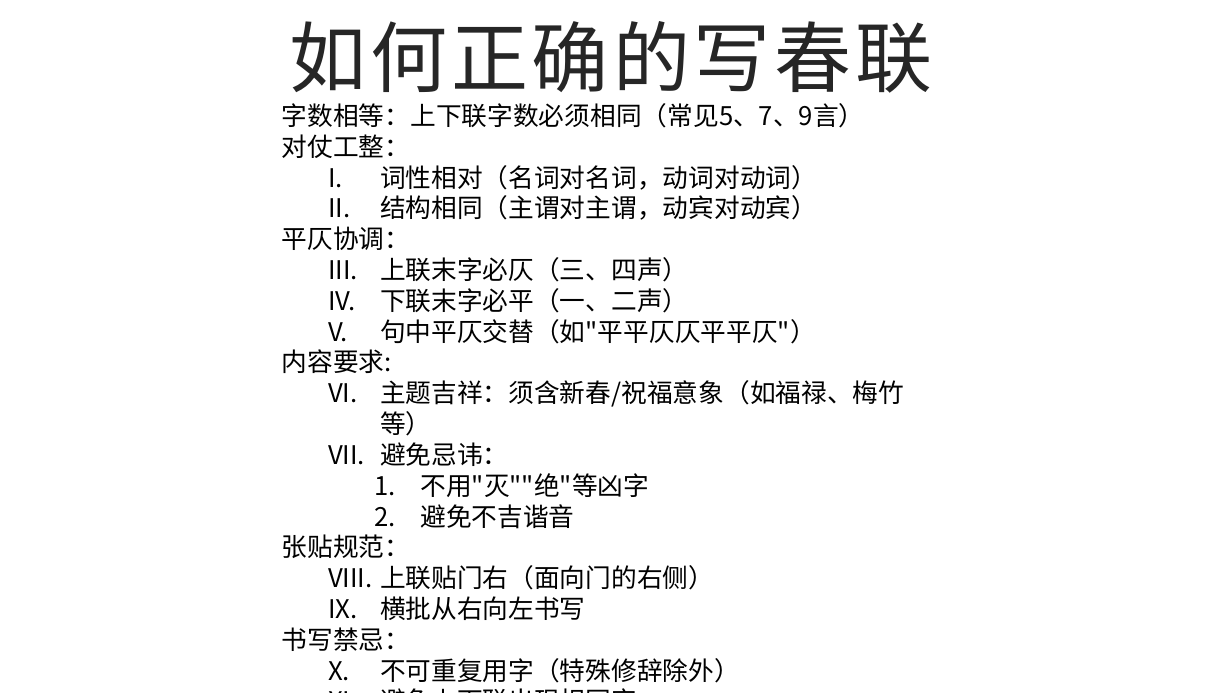
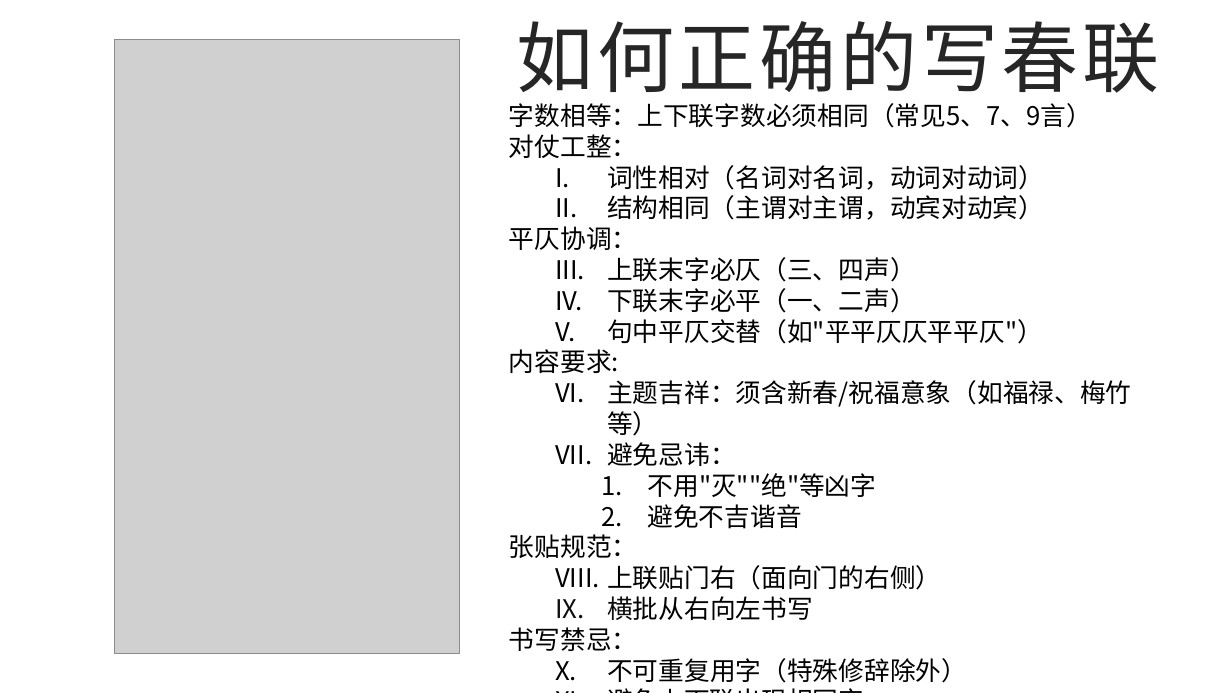
Before and after one commit to GEJISO/gejiso.github.io, a slide deck: slide 7 of downloads/关于对联的那些事.pptx. Drawn at 1232x693 pixels with LibreOffice and Linux fonts; fonts in the diff are those of the drawing; grey boxes stand for pictures; background and template pictures are left out. Boxes give left, top, right and bottom in pixels: in the first picture for what was removed or moved away, otherwise in the second. Text is boxed around its words. In the diff, an @@ line names an element or a change of style, - is before the commit and + after.

```diff
--- a/downloads/关于对联的那些事.pptx
+++ b/downloads/关于对联的那些事.pptx
@@ text "如何正确的写春联": place and size @@
-text "如何正确的写春联" at [290, 21, 933, 106]
+text "如何正确的写春联" at [517, 21, 1160, 106]
@@ picture added at [115, 40, 460, 653] @@
@@ text "字数相等：上下联字数必须相同（常见5、7、9言）": place and size @@
-text "字数相等：上下联字数必须相同（常见5、7、9言）" at [282, 103, 904, 683]
+text "字数相等：上下联字数必须相同（常见5、7、9言）" at [509, 103, 1131, 683]
@@ text at [607, 596, 813, 620]: text colour #000000 to #0D0D0D in "横批从右向左书写" @@
```
Also in this commit, not shown: 5 other slides changed.
